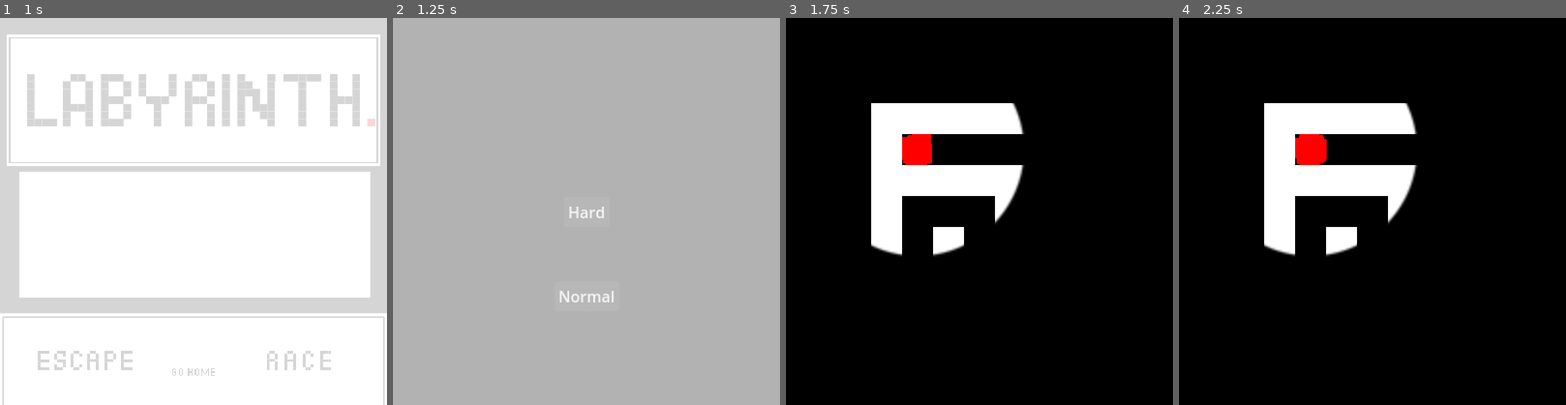
Above: before the commit, frames 1-4 (left to right).
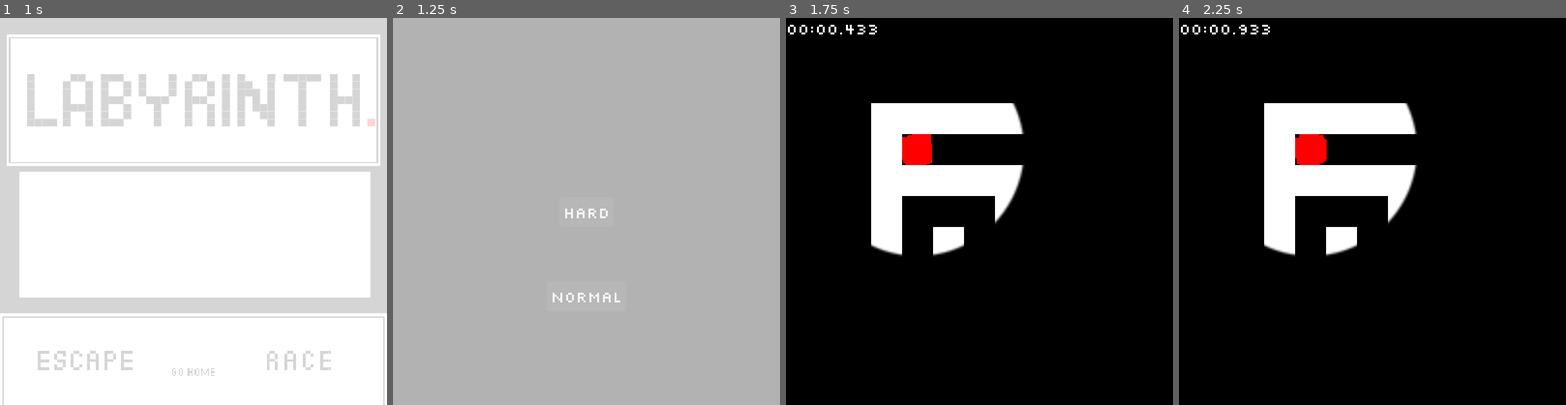
Above: after the commit, the same moments.

Repository: Cjiminez2/GameDesign
Game: Godot game, scene res://scenes/title_screen.tscn
The game is run twice, just before and just after one commit, with the same random seed, the same clock (stepped at 60 frames per second) and the same inputs.
Inputs (mouse positions are in pixels of both pictures, inside the frame that each line leads up to):
- Up to frame 1 (1 s): click (85, 358) at 0.5 s
- Up to frame 2 (1.25 s): no input
- Up to frame 3 (1.75 s): click "Normal" at 1.25 s
- Up to frame 4 (2.25 s): tap Enter (ready_1) at 2, 2.1 s

Frame 1 is identical in both runs. In frame 2, 0.4% of the frame differs, in the area x 41-59%, y 48-74%; in frame 3, 0.2%; in frame 4, 0.2%.

Commit message:
Added timer to single player

Diff:
--- a/mazerunner/project.godot
+++ b/mazerunner/project.godot
@@ -30,6 +30,10 @@
 [dotnet]
 
 project/assembly_name="MazeRunner"
+
+[gui]
+
+theme/custom_font="uid://b32dkyjj6gak"
 
 [input]
 
--- a/mazerunner/scenes/hud.tscn
+++ b/mazerunner/scenes/hud.tscn
@@ -36,5 +36,9 @@
 grow_vertical = 0
 text = "Normal"
 
+[node name="Timer" type="Label" parent="."]
+offset_right = 40.0
+offset_bottom = 23.0
+
 [connection signal="pressed" from="Hard" to="." method="_on_hard_pressed"]
 [connection signal="pressed" from="Normal" to="." method="_on_normal_pressed"]
--- a/mazerunner/scenes/screen_transition.tscn
+++ b/mazerunner/scenes/screen_transition.tscn
@@ -1,4 +1,6 @@
-[gd_scene load_steps=5 format=3 uid="uid://cgfeb12u6er2t"]
+[gd_scene load_steps=7 format=3 uid="uid://cgfeb12u6er2t"]
+
+[ext_resource type="FontFile" uid="uid://b32dkyjj6gak" path="res://Silkscreen/Silkscreen-Regular.ttf" id="1_yu5p1"]
 
 [sub_resource type="Animation" id="Animation_yu5p1"]
 length = 0.001
@@ -54,6 +56,10 @@
 &"fade_out": SubResource("Animation_5b10v")
 }
 
+[sub_resource type="LabelSettings" id="LabelSettings_bev2w"]
+font = ExtResource("1_yu5p1")
+font_color = Color(0, 0, 0, 1)
+
 [node name="ScreenTransition" type="Node2D"]
 
 [node name="ColorRect" type="ColorRect" parent="."]
@@ -68,3 +74,8 @@
 libraries = {
 &"": SubResource("AnimationLibrary_pepwg")
 }
+
+[node name="Time" type="Label" parent="."]
+offset_right = 40.0
+offset_bottom = 23.0
+label_settings = SubResource("LabelSettings_bev2w")
--- a/mazerunner/scenes/split_screen.tscn
+++ b/mazerunner/scenes/split_screen.tscn
@@ -26,7 +26,7 @@
 
 [node name="P2View" type="SubViewport" parent="Splitter/P2Container"]
 handle_input_locally = false
-size = Vector2i(150, 400)
+size = Vector2i(2, 2)
 render_target_update_mode = 4
 
 [node name="P2Camera" type="Camera2D" parent="Splitter/P2Container/P2View"]
@@ -45,7 +45,7 @@
 
 [node name="P1View" type="SubViewport" parent="Splitter/P1Container"]
 handle_input_locally = false
-size = Vector2i(150, 400)
+size = Vector2i(2, 2)
 render_target_update_mode = 4
 
 [node name="P1Camera" type="Camera2D" parent="Splitter/P1Container/P1View"]
--- a/mazerunner/scenes/split_world.tscn
+++ b/mazerunner/scenes/split_world.tscn
@@ -66,7 +66,7 @@
 [node name="MazeGrid" type="TileMapLayer" parent="."]
 tile_set = SubResource("TileSet_0nwrv")
 
-[node name="Player1" parent="." instance=ExtResource("2_qwk4s")]
+[node name="Player1" parent="." groups=["players"] instance=ExtResource("2_qwk4s")]
 id = 1
 
 [node name="View1" type="Camera2D" parent="Player1"]
@@ -77,7 +77,7 @@
 [node name="AOV1" type="PointLight2D" parent="Player1"]
 texture = SubResource("GradientTexture2D_8w6ao")
 
-[node name="Player2" parent="." instance=ExtResource("2_qwk4s")]
+[node name="Player2" parent="." groups=["players"] instance=ExtResource("2_qwk4s")]
 position = Vector2(50, 0)
 id = 2
 
--- a/mazerunner/scripts/map.gd
+++ b/mazerunner/scripts/map.gd
@@ -4,6 +4,7 @@
 @onready var maze_grid: TileMapLayer = $MazeGrid
 @onready var player: CharacterBody2D = $PlayerSquare
 @onready var goal: CollisionShape2D = $Goal/CollisionShape2D
+@onready var final_time: Label = $HUD/ScreenTransition/Time
 
 var ROWS: int
 var COLS: int
@@ -11,6 +12,10 @@
 const PATH: Vector2i = Vector2i(1, 0)
 
 var maze := []
+
+
+var time_elapsed: float = 0.0
+var is_running: bool = false
 
 #Scales the maze according to the difficulty
 func _setup_maze(scale: float) -> void:
@@ -47,6 +52,7 @@
 		maze.append(row)
 
 func generate_maze() -> void:
+	start_timer()
 	reset_maze()
 
 	var start_row: int = 1
@@ -55,7 +61,7 @@
 
 	carve_passage(start_row, start_col)
 	#Adds the EXIT
-	maze[-1][-2] = 0
+	maze[ROWS - 1][COLS - 2] = 0
 	draw_maze()
 
 func carve_passage(row, col) -> void:
@@ -95,13 +101,27 @@
 			var tile_type = WALL if maze[r][c] == 1 else PATH
 			maze_grid.set_cell(Vector2i(c, r), 0, tile_type)
 
+func format_time(time: float) -> String:
+	var seconds: int = int(time) % 60
+	var minutes: int = int(time / 60) % 60
+	var milliseconds: int = int(time * 1000) % 1000
+	return "%02d:%02d.%03d" % [minutes, seconds, milliseconds]
+
+func start_timer():
+	is_running = true
+
+
 # Called every frame. 'delta' is the elapsed time since the previous frame.
-func _process(_delta: float) -> void:
-	pass
+func _process(delta: float) -> void:
+	if is_running:
+		time_elapsed += delta
+		$HUD/Timer.text = format_time(time_elapsed)
 
 func _on_goal_body_entered(_body: Node2D) -> void:
+	is_running = false
+	final_time.text = format_time(time_elapsed)
 	transition.play("fade_in")
-	await get_tree().create_timer(1.0).timeout
+	await get_tree().create_timer(2.0).timeout
 	Global.goto_scene("res://scenes/title_screen.tscn")
 
 func _ready() -> void:
--- a/mazerunner/scripts/split_world.gd
+++ b/mazerunner/scripts/split_world.gd
@@ -27,15 +27,13 @@
 	var scaler: float = 1 / scale
 	maze_grid.scale = Vector2(scaler, scaler)
 	second_grid.scale = Vector2(scaler, scaler)
-	player_one.scale_player(scaler)
-	player_two.scale_player(scaler)
+	get_tree().call_group("players", "scale_player", scaler)
 	goal.position = maze_grid.to_global(maze_grid.map_to_local(Vector2i(COLS - 2, ROWS + 1)))
 	player_one.position = maze_grid.to_global(maze_grid.map_to_local(Vector2i(1,1)))
 
 	goal_two.position = second_grid.to_global(second_grid.map_to_local(Vector2i(COLS - 2, ROWS + 1)))
 	player_two.position = second_grid.to_global(second_grid.map_to_local(Vector2i(1,1)))
-	player_one.clear_trail()
-	player_two.clear_trail()
+	get_tree().call_group("players", "clear_trail")
 
 
 func race_start() -> void:
@@ -44,8 +42,7 @@
 
 
 func _ready() -> void:
-	player_one.change_color(Color(1, 0, 0))
-	player_two.change_color(Color(1, 0, 0))
+	get_tree().call_group("players", "change_color", Color(1, 0, 0))
 
 func reset_maze() -> void:
 	maze = []
@@ -106,8 +103,7 @@
 			second_grid.set_cell(Vector2i(c, r), 0, tile_type)
 
 func _choose_color() -> void:
-	player_one.choose_color()
-	player_two.choose_color()
+	get_tree().call_group("players", "choose_color")
 
 	both_ready = one_ready + two_ready
 
Not shown, added: mazerunner/Silkscreen/OFL.txt
Binary file added: mazerunner/Silkscreen/Silkscreen-Bold.ttf
Not shown, added: mazerunner/Silkscreen/Silkscreen-Bold.ttf.import
Binary file added: mazerunner/Silkscreen/Silkscreen-Regular.ttf
Not shown, added: mazerunner/Silkscreen/Silkscreen-Regular.ttf.import
